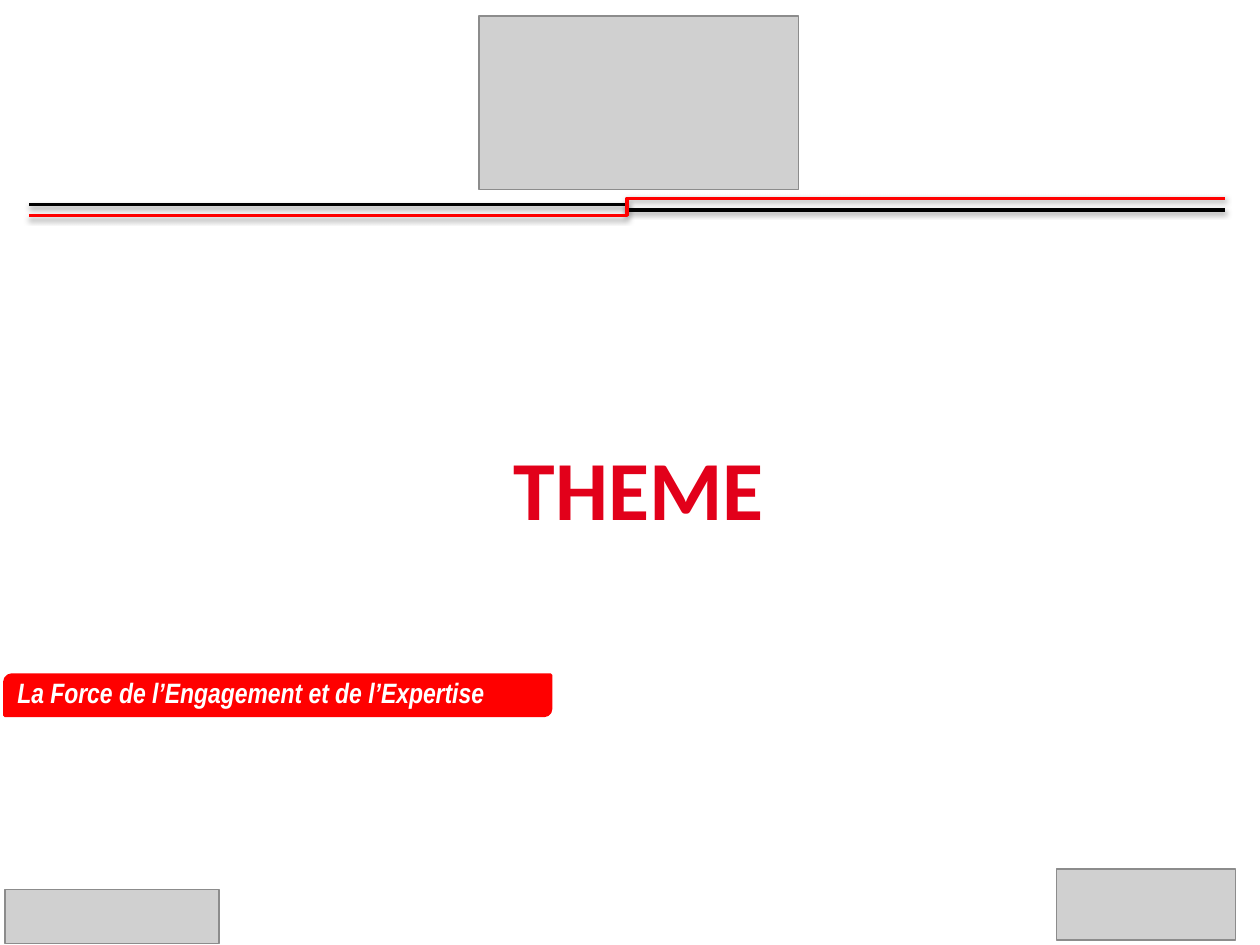
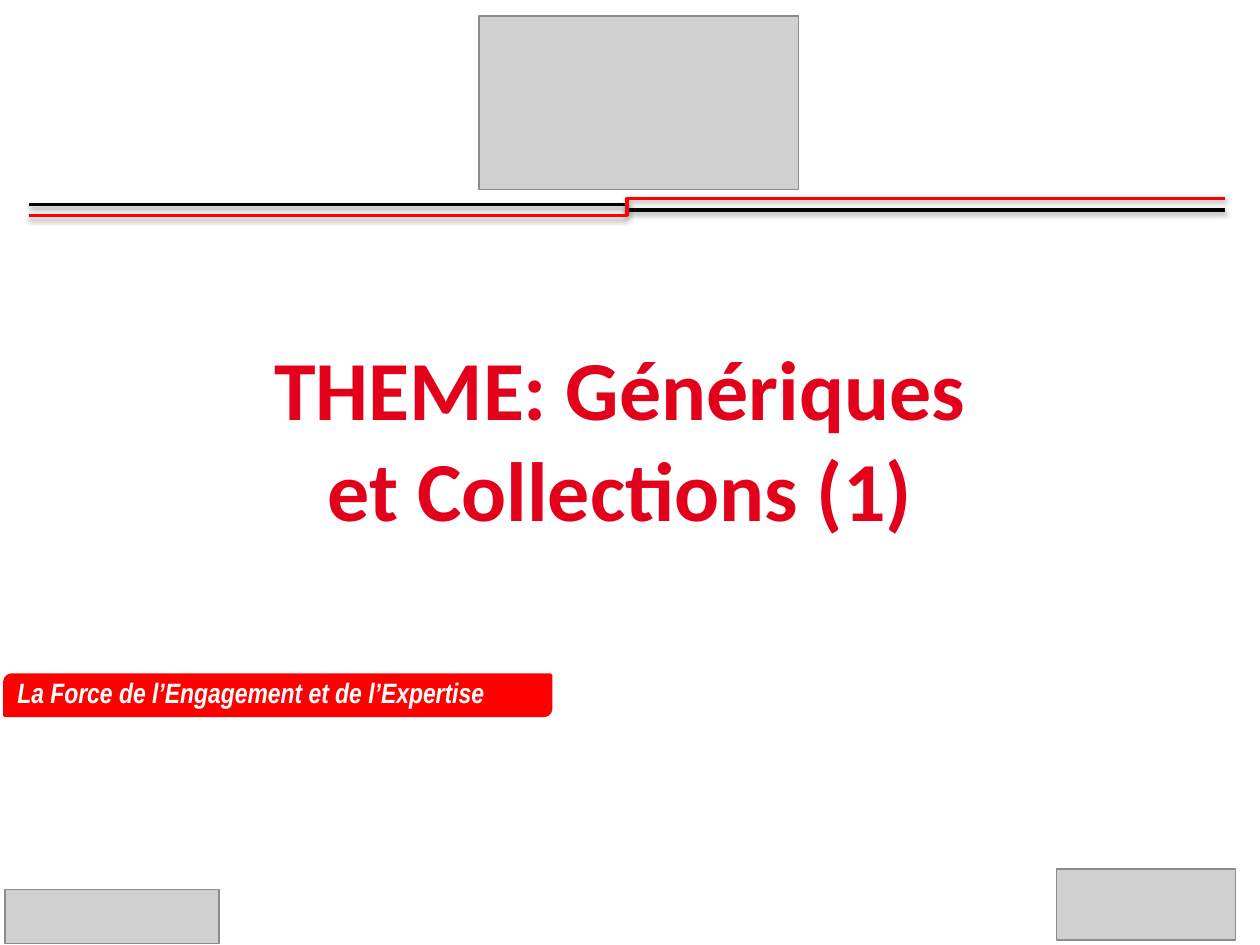
Before and after one commit to ibrahimsava/Osis-training-in-java, a slide deck: slide 1 of EXEMPLE POWERPOINT.pptx. Drawn at 1260x945 pixels with LibreOffice and Linux fonts; fonts in the diff are those of the drawing; grey boxes stand for pictures; background and template pictures are left out. Boxes give left, top, right and bottom in pixels: in the first picture for what was removed or moved away, otherwise in the second. Text is boxed around its words. In the diff, an @@ line names an element or a change of style, - is before the commit and + after.

```diff
--- a/EXEMPLE POWERPOINT.pptx
+++ b/EXEMPLE POWERPOINT.pptx
@@ title at box(274, 361, 965, 534): text changed @@
-THEME
+THEME: Génériques et Collections (1)
```
Also in this commit, not shown: 1 slide added, 1 slide removed, 8 other files.
